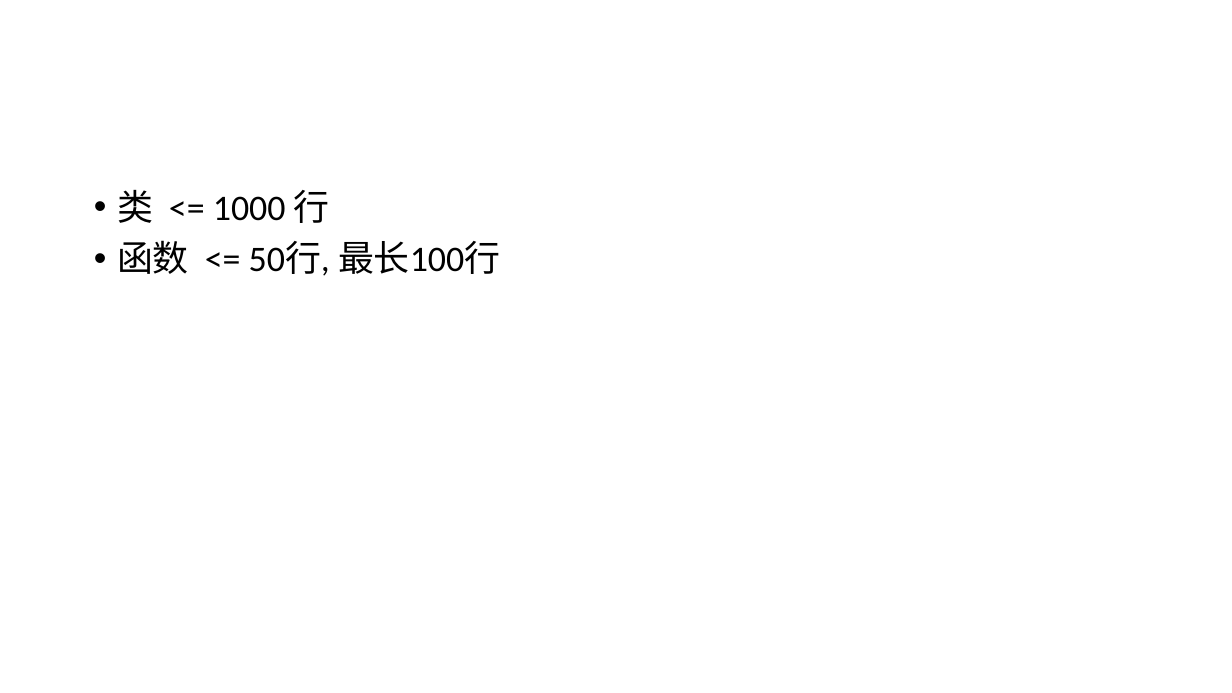
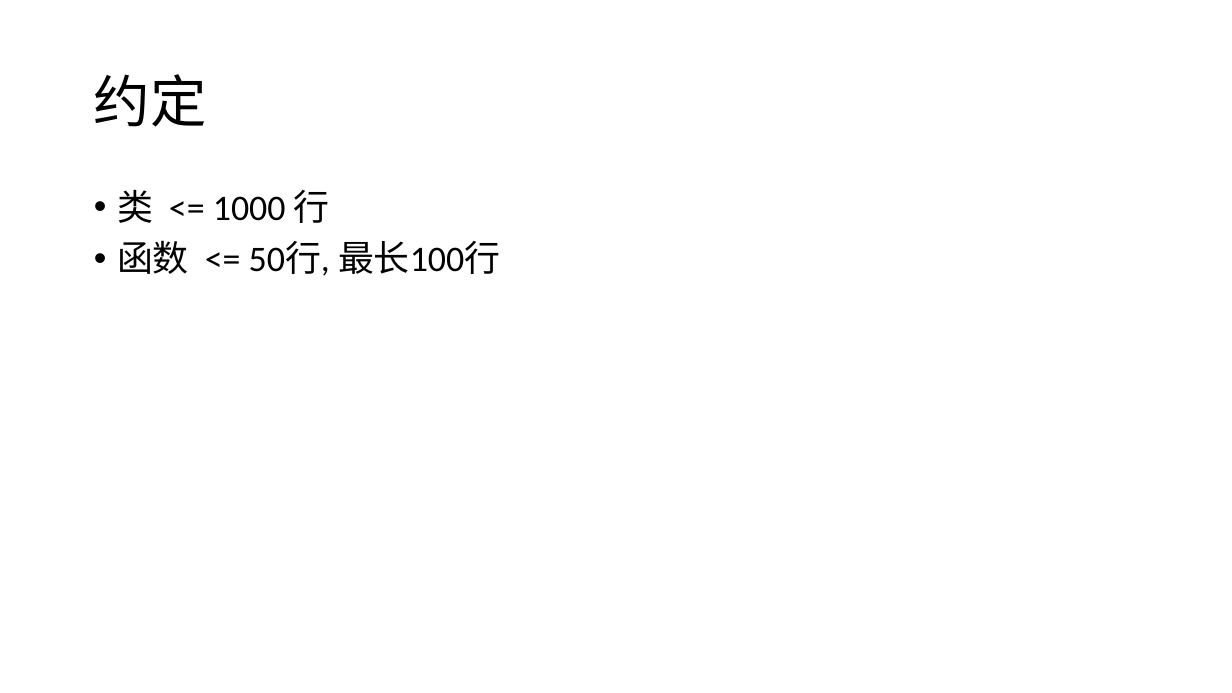
Before and after one commit to YingVickyCao/YingVickyCao.github.io, a slide deck: slide 3 of books/refactoring_improve_the_design_of_existing_code/Refactoring.pptx. Drawn at 1232x693 pixels with LibreOffice and Linux fonts; fonts in the diff are those of the drawing. Boxes give left, top, right and bottom in pixels: in the first picture for what was removed or moved away, otherwise in the second. Text is boxed around its words. In the diff, an @@ line names an element or a change of style, - is before the commit and + after.

```diff
--- a/books/refactoring_improve_the_design_of_existing_code/Refactoring.pptx
+++ b/books/refactoring_improve_the_design_of_existing_code/Refactoring.pptx
@@ title added at [94,74,207,127], 44 pt, text #000000 @@
+约定
```
Also in this commit, not shown: 6 other slides changed, 8 slides added, 1 slide removed, 1 other file.
